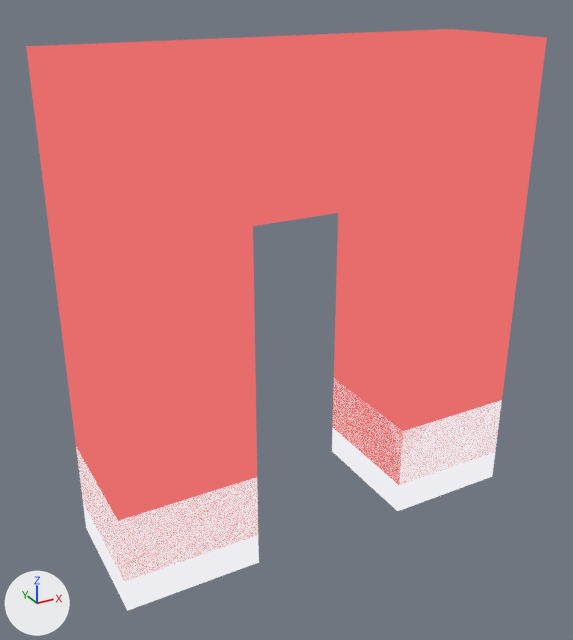
An edit to the glTF model assets/models/collectibles/pu_magnet.glb, drawn before and after from the same camera.
One viewpoint serves both versions: a 50 mm lens placed at (-0.429, -0.746, 0.696), pointed at (-0.019, 0.0, 0.323). The axes (+X, +Y, +Z) are drawn at lower left. The lights are the same throughout. The picture after the commit comes second.

Objects in the first picture: 'pu_magnet'.
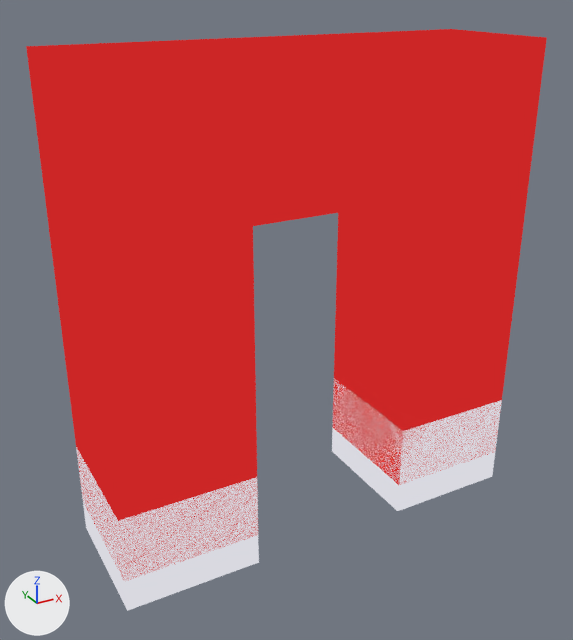
Location of each change, [x1, y1, x2, y2] in pixels of the pictures (573 x 640 px):
'pu_magnet', recoloured (darker)
    both: [26, 29, 547, 611]

The change, as a list of edits to the scene's bpy script:
```text
Change mat_material_0:
    where n0 = _N.new('ShaderNodeEmission'); n0.name = 'Emission'
    n0.inputs[0].default_value: (0.8, 0.15, 0.15, 1.0) -> (0.604, 0.0196, 0.0196, 1.0)  # 'Color', red #e76c6c -> 'Color', red #cc2626
```
